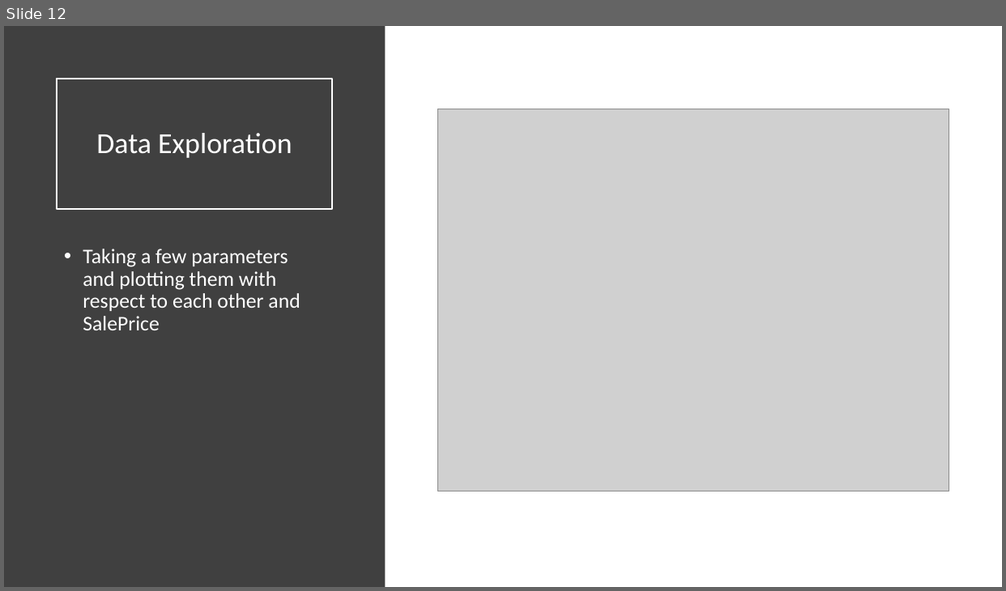
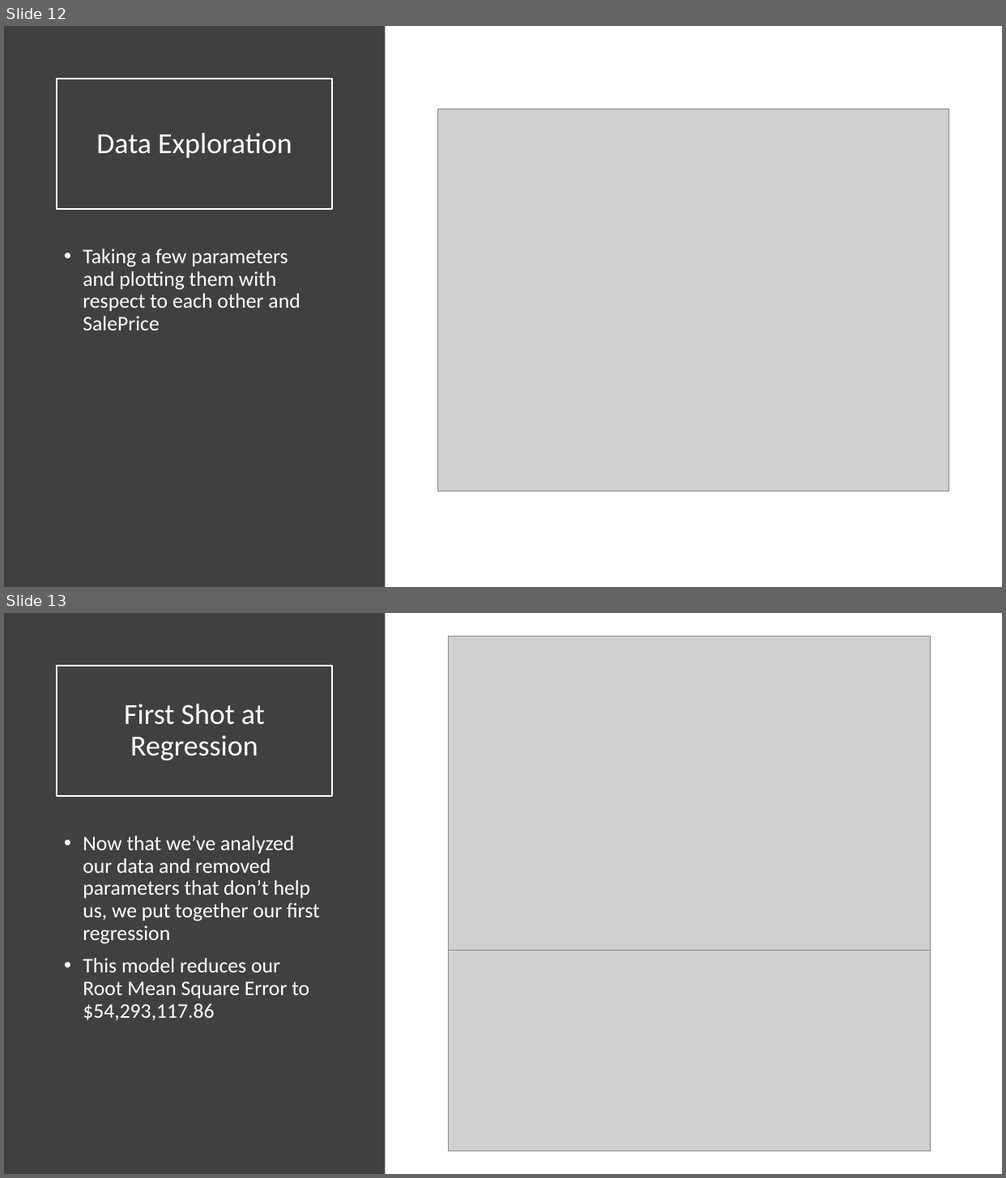
Before and after one commit to backmuda/BDA_511_Duff_Carter, a slide deck: Presentation.pptx. Shown one above the other, each under a label of ours: slide 12 before the commit, slides 12 and 13 after it. The pictures are 1006x591 and 1006x1178 pixels, drawn with LibreOffice and Linux fonts; fonts in the diff are those of the drawing; grey boxes stand for pictures. Boxes give left, top, right and bottom in pixels: in the first picture for what was removed or moved away, otherwise in the second. Text is boxed around its words. In the diff, an @@ line names an element or a change of style, - is before the commit and + after.

```diff
--- a/Presentation.pptx
+++ b/Presentation.pptx
@@ slide 13 added at (x1=4, y1=613, x2=1002, y2=1174), background #FFFFFF @@
@@ rectangle added at (x1=4, y1=613, x2=385, y2=1174), fill #404040 @@
@@ picture added at (x1=448, y1=636, x2=930, y2=951) @@
@@ title added at (x1=57, y1=666, x2=332, y2=796), outline #FFFFFF 1.5 pt, 28 pt, text #FFFFFF @@
+First Shot at Regression
@@ text added at (x1=83, y1=836, x2=319, y2=1020), 20 pt, text #FFFFFF @@
+• Now that we’ve analyzed our data and removed parameters that don’t help us, we put together our first regression
+• This model reduces our Root Mean Square Error to $54,293,117.86
@@ picture added at (x1=448, y1=951, x2=930, y2=1152) @@
```
Also in this commit, not shown: 2 other files.
